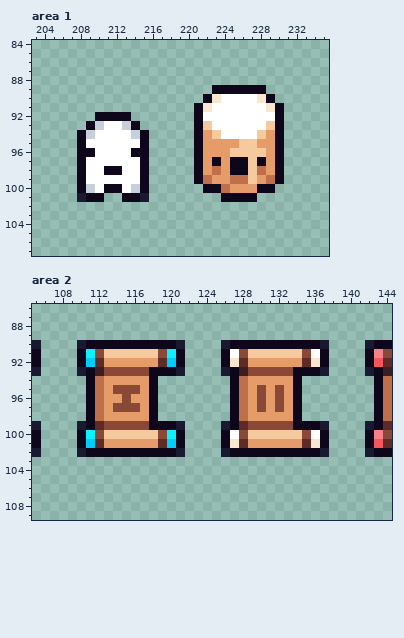
Pixel-art file, stored at BurningKnight/item_sprites.ase. Above: the version before the commit.
399x201 pixels, 1 frame. Shown: area 1: x 203..235, y 84..107; area 2: x 105..144, y 86..109.
After:
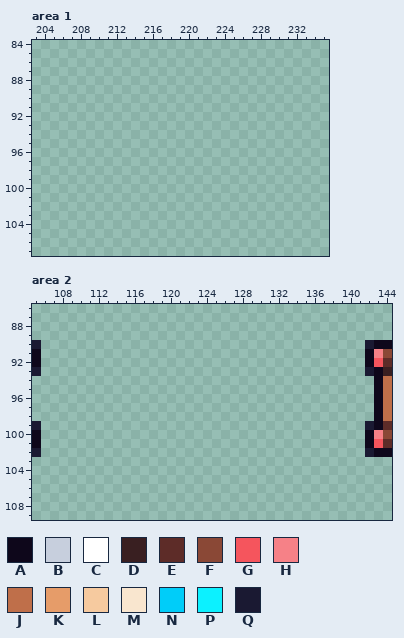
Palette (. is transparent): A #0e071b  B #c7cfdd  C #ffffff  D #391f21  E #5d2c28  F #8a4836  G #f5555d  H #f68187  J #bf6f4a  K #e69c69  L #f6ca9f  M #f9e6cf  N #00cdf9  P #0cf1ff  Q #1a1932
Change:
Changed rows in their new state; - is an unchanged pixel.
Area 1:
first column x 208:
 89 ---------------......--
 90 --------------........-
 91 -------------..........
 92 --....-------..........
 93 -......------..........
 94 ........-----..........
 95 ........-----..........
 96 ........-----..........
 97 ........-----..........
 98 ........-----..........
 99 ........-----..........
100 ........------........-
101 ...--...--------....---
Area 2:
first column x 110:
 90 ............----............
 91 ............----............
 92 ............----............
 93 ............----............
 94 -........--------........---
 95 -........--------........---
 96 -........--------........---
 97 -........--------........---
 98 -........--------........---
 99 ............----............
100 ............----............
101 ............----............
102 ............----............
Pixel boxes of the changes (left, top, right, bottom) in both pictures:
erased: (194, 85, 284, 202)
erased: (77, 112, 149, 202)
erased: (77, 340, 185, 457)
erased: (221, 340, 329, 457)
